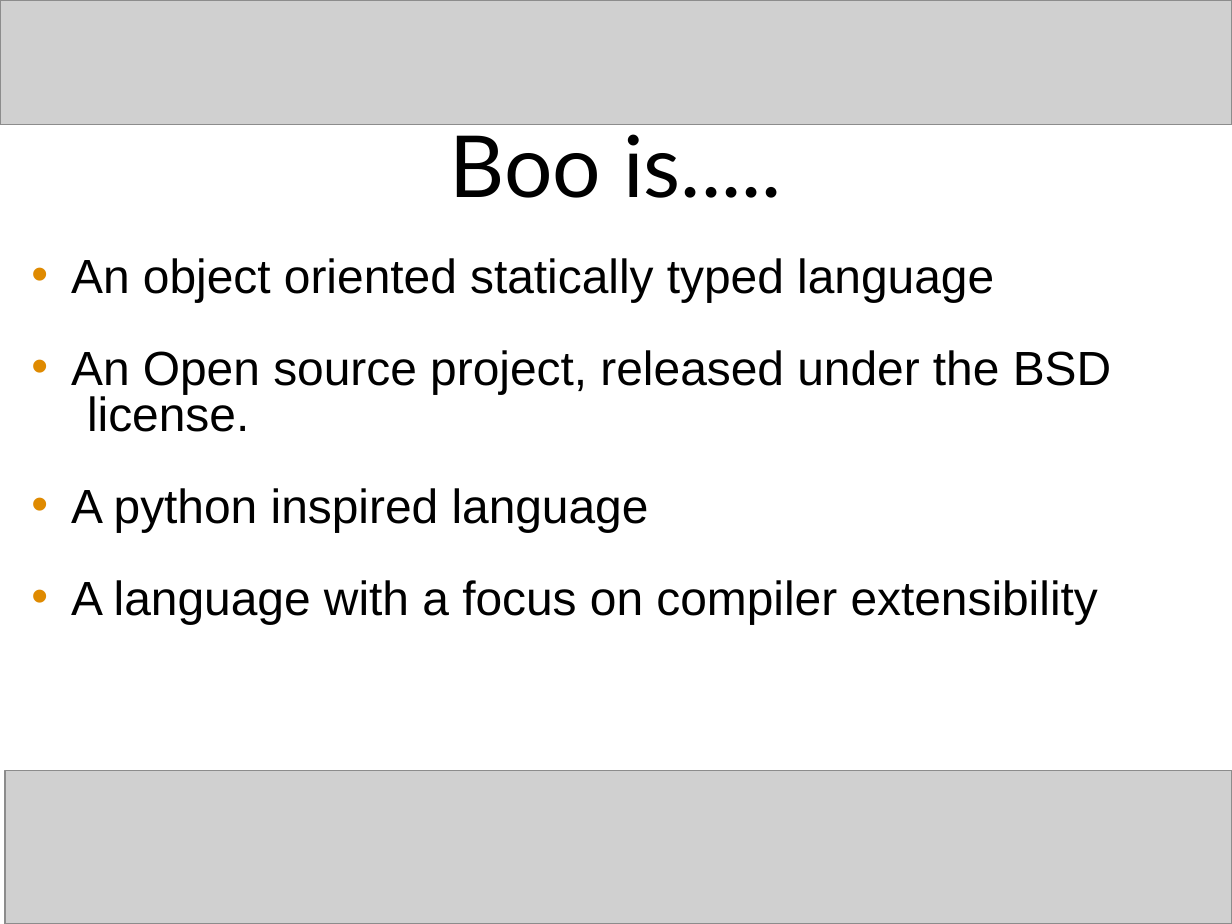
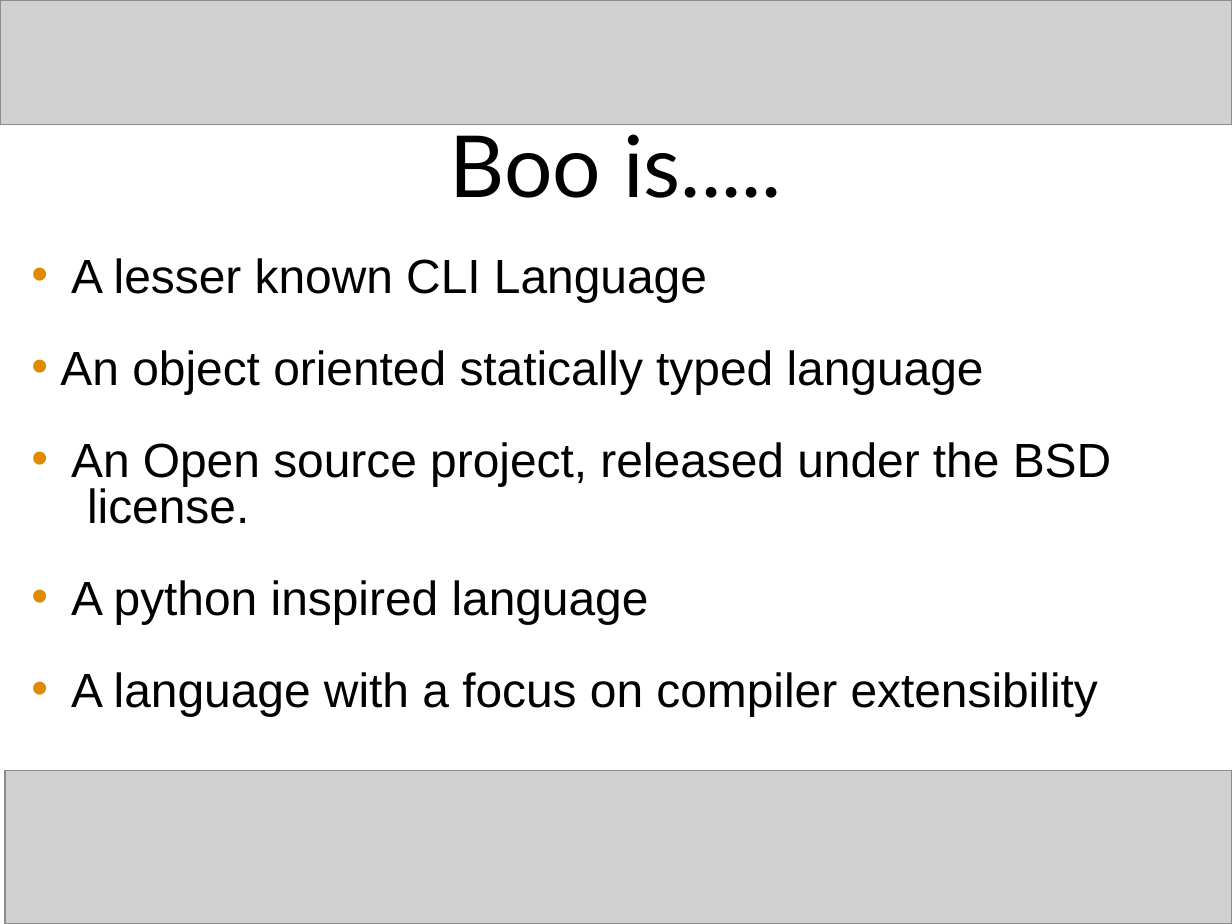
Before and after one commit to craignicol/scotaltdotnet, a slide deck: slide 29 of seattle/HORN Pres.ppt. Drawn at 1232x924 pixels with LibreOffice and Linux fonts; fonts in the diff are those of the drawing; grey boxes stand for pictures. Boxes give left, top, right and bottom in pixels: in the first picture for what was removed or moved away, otherwise in the second. Text is boxed around its words. In the diff, an @@ line names an element or a change of style, - is before the commit and + after.

```diff
--- a/seattle/HORN Pres.ppt
+++ b/seattle/HORN Pres.ppt
@@ text at box(71, 258, 707, 302): paragraph added @@
+• A lesser known CLI Language
```
Also in this commit, not shown: 2 other slides changed, 5 slides added, 2 slides removed.
